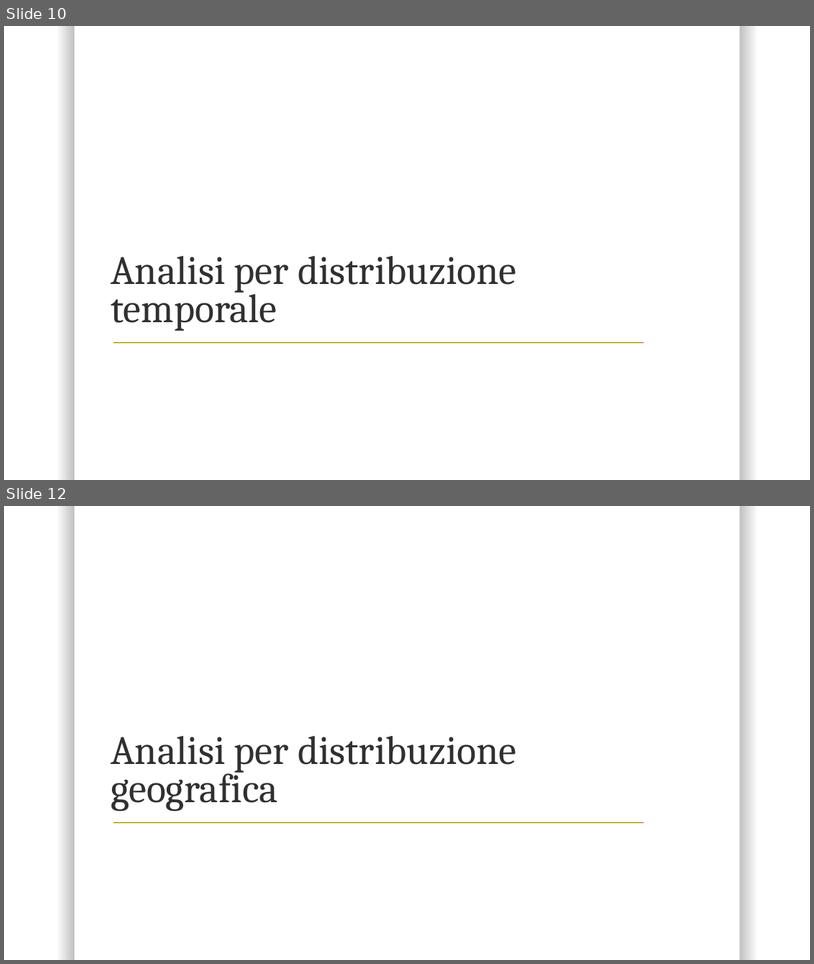
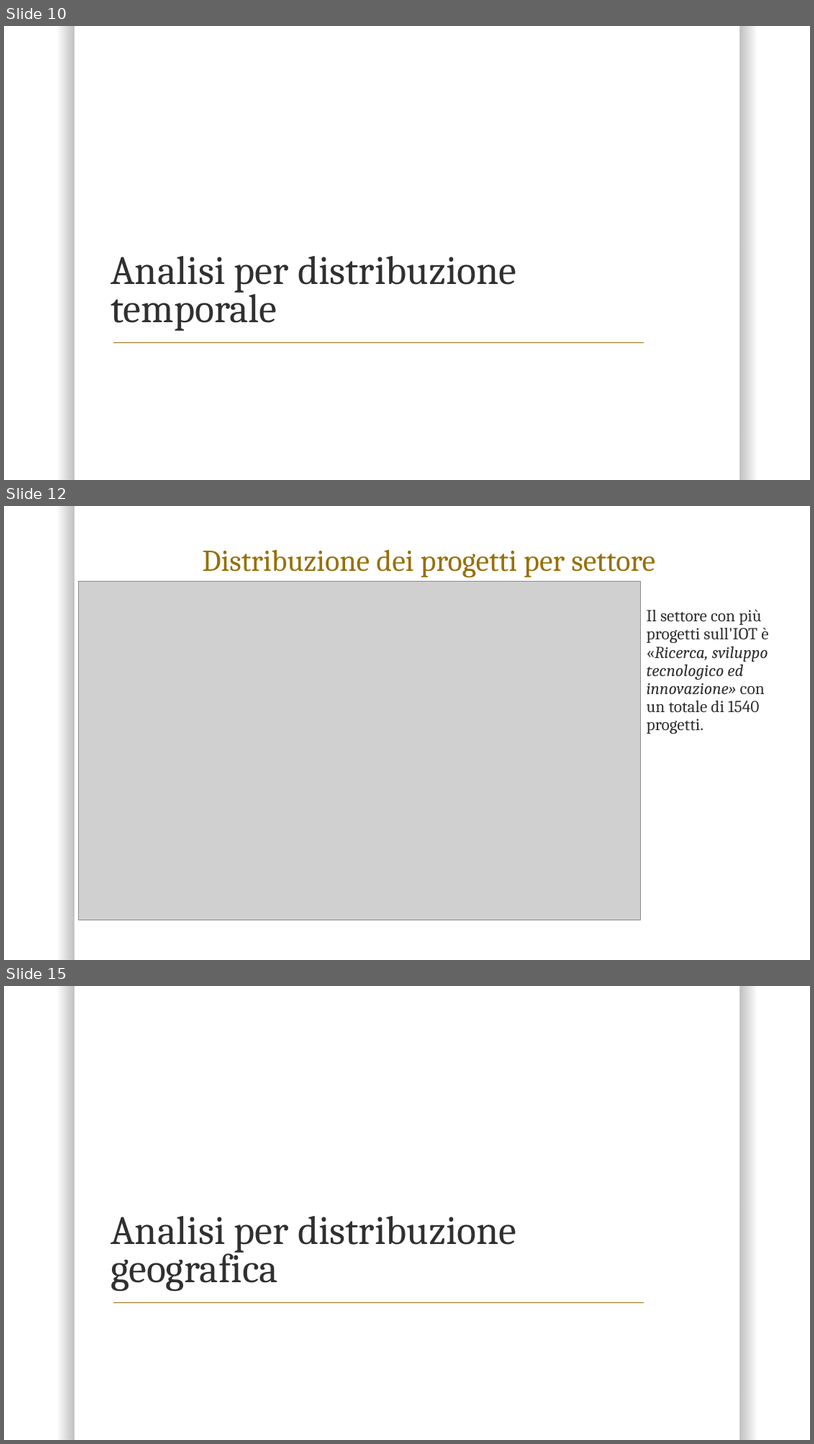
Before and after one commit to AdolfoCA/OI-Project, a slide deck: REPORT.pptx. Shown one above the other, each under a label of ours: slides 10 and 12 before the commit, slides 10, 12 and 15 after it; the slides between them are not shown. The pictures are 814x964 and 814x1444 pixels, drawn with LibreOffice and Linux fonts; fonts in the diff are those of the drawing; grey boxes stand for pictures; background and template pictures are left out. Boxes give left, top, right and bottom in pixels: in the first picture for what was removed or moved away, otherwise in the second. Text is boxed around its words. In the diff, an @@ line names an element or a change of style, - is before the commit and + after.

```diff
--- a/REPORT.pptx
+++ b/REPORT.pptx
@@ slide 12 added at <box>4,506,810,960</box>, background #FFFFFF; not listed: 1 template element that a slide beside it also shows @@
@@ title added at <box>202,550,656,578</box>, 36 pt, text #986F07 @@
+Distribuzione dei progetti per settore
@@ picture added at <box>78,581,640,920</box> @@
@@ text added at <box>647,609,769,734</box>, 20 pt, text #303030 @@
+Il settore con più progetti sull'IOT è «Ricerca, sviluppo tecnologico ed innovazione» con un totale di 1540 progetti.
@@ what was slide 12 is now slide 15 @@
```
Also in this commit, not shown: 1 slide changed, 2 other slides added, 2 other files.
